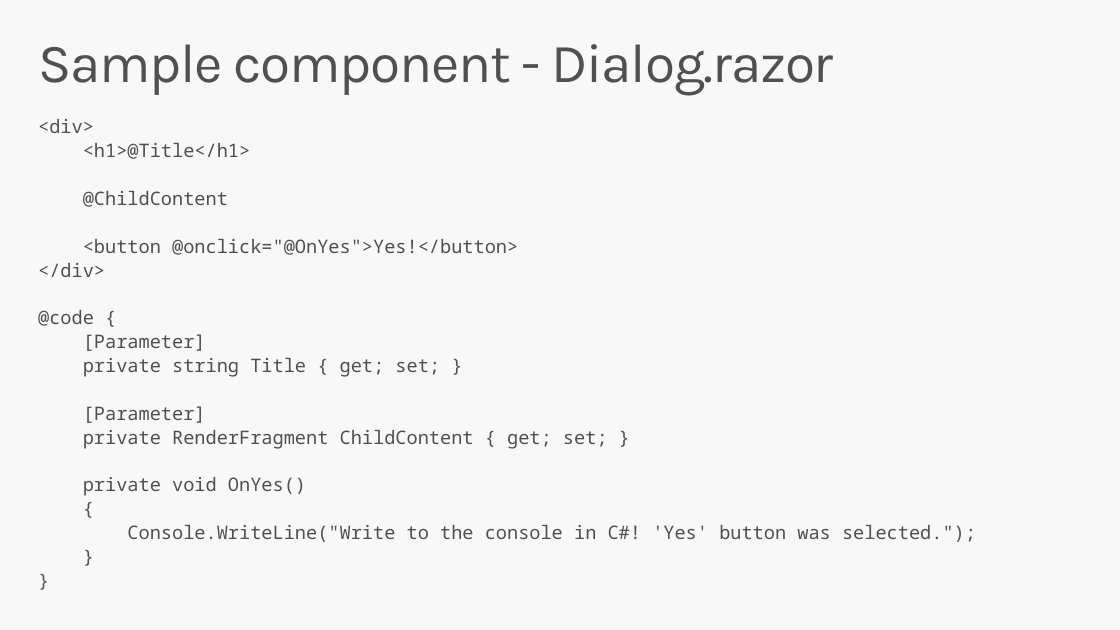
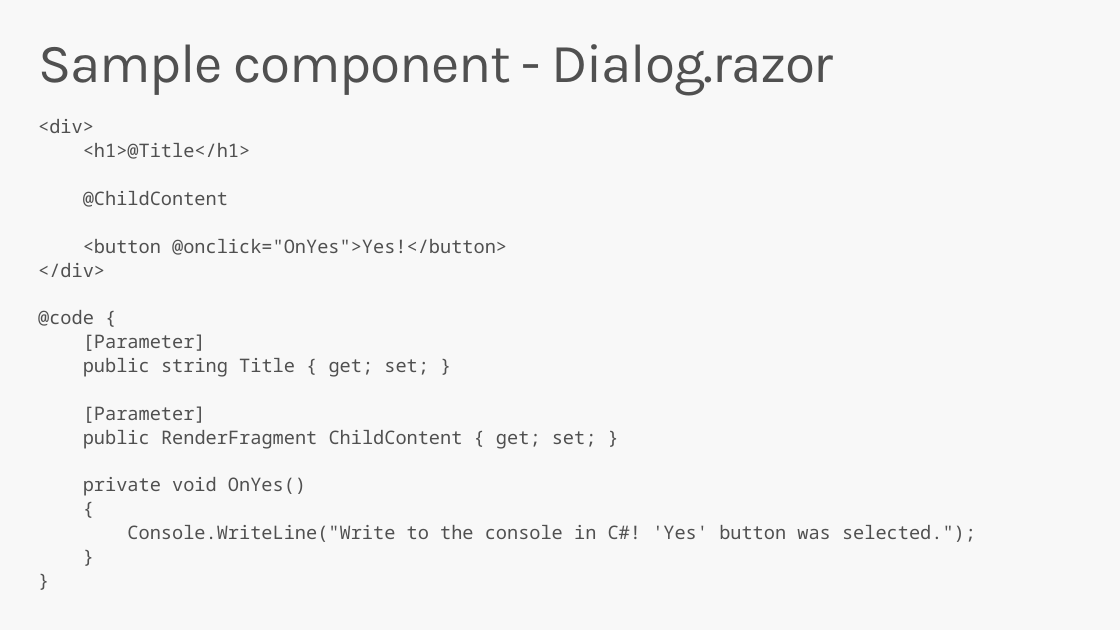
Before and after one commit to miroslavpopovic/aspnetcore-workshop, a slide deck: slide 7 of docs/blazor-introduction.pptx. Drawn at 1120x630 pixels with LibreOffice and Linux fonts; fonts in the diff are those of the drawing. Boxes give left, top, right and bottom in pixels: in the first picture for what was removed or moved away, otherwise in the second. Text is boxed around its words. In the diff, an @@ line names an element or a change of style, - is before the commit and + after.

```diff
--- a/docs/blazor-introduction.pptx
+++ b/docs/blazor-introduction.pptx
@@ text at [83,239,507,255]: text changed @@
-<button @onclick="@OnYes">Yes!</button>
+<button @onclick="OnYes">Yes!</button>
@@ text at [83,358,429,377]: text changed @@
-private string Title { get; set; }
+public string Title { get; set; }
@@ text at [83,430,597,449]: text changed @@
-private RenderFragment ChildContent { get; set; }
+public RenderFragment ChildContent { get; set; }
```
Also in this commit, not shown: 5 other slides changed, 5 other files.
